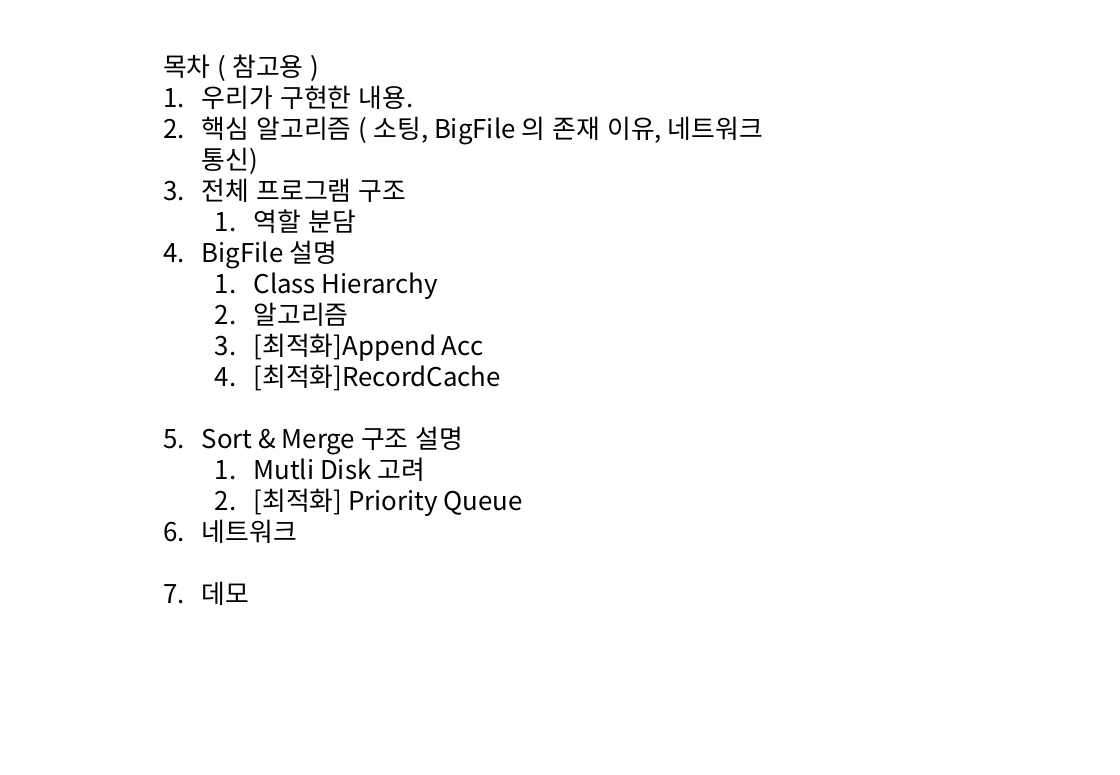
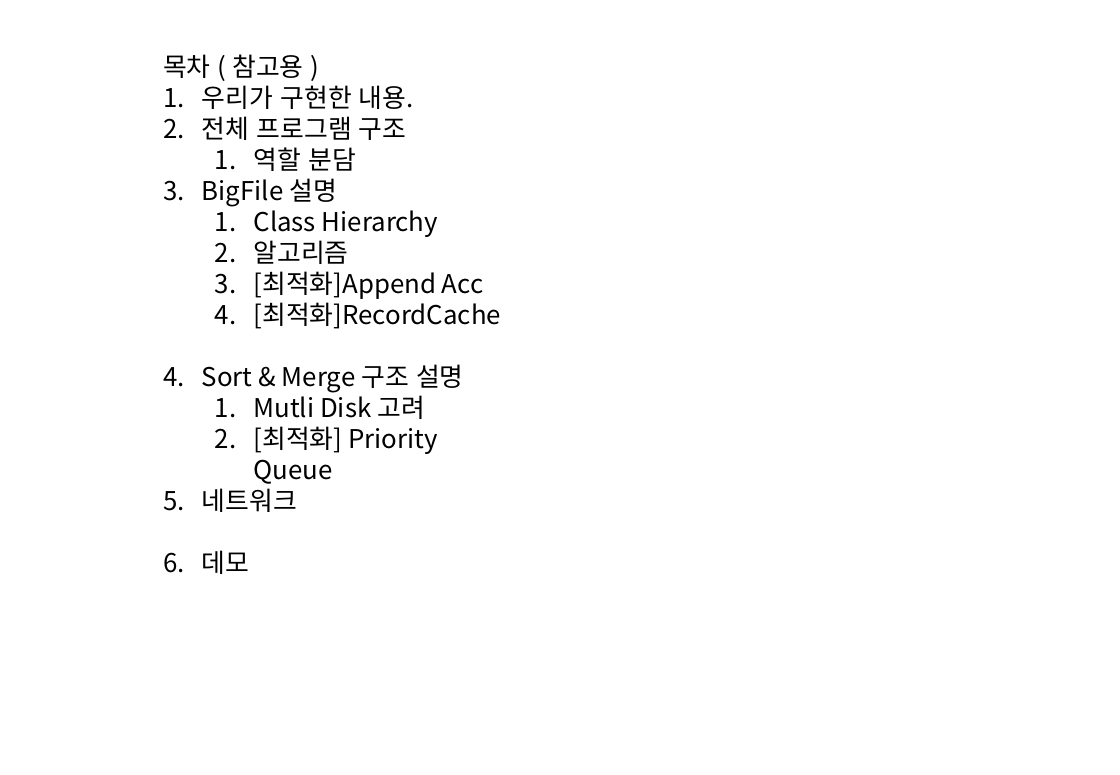
Before and after one commit to clover3/orange, a slide deck: slide 2 of Document/orange_progress.pptx. Drawn at 1120x775 pixels with LibreOffice and Linux fonts; fonts in the diff are those of the drawing. Boxes give left, top, right and bottom in pixels: in the first picture for what was removed or moved away, otherwise in the second. Text is boxed around its words. In the diff, an @@ line names an element or a change of style, - is before the commit and + after.

```diff
--- a/Document/orange_progress.pptx
+++ b/Document/orange_progress.pptx
@@ text at (202,116,763,174): paragraph removed @@
-2. 핵심 알고리즘 ( 소팅, BigFile 의 존재 이유, 네트워크 통신)
```
Also in this commit, not shown: 6 other slides changed, 11 slides added, 3 slides removed.
